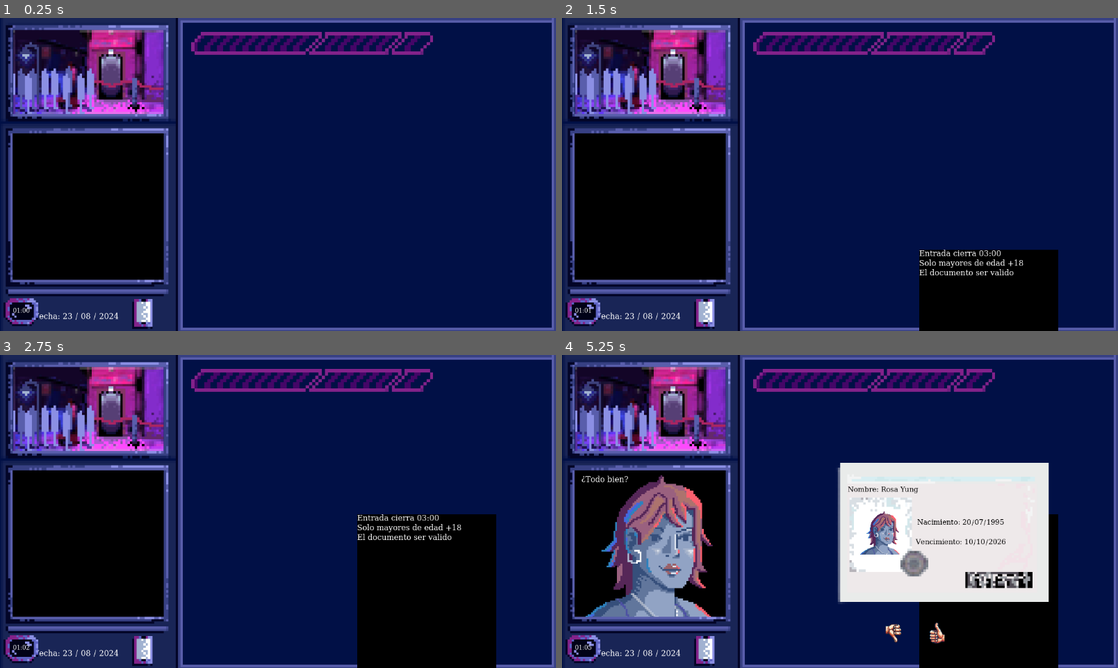
Above: before the commit, frames 1-4 (two rows, left to right).
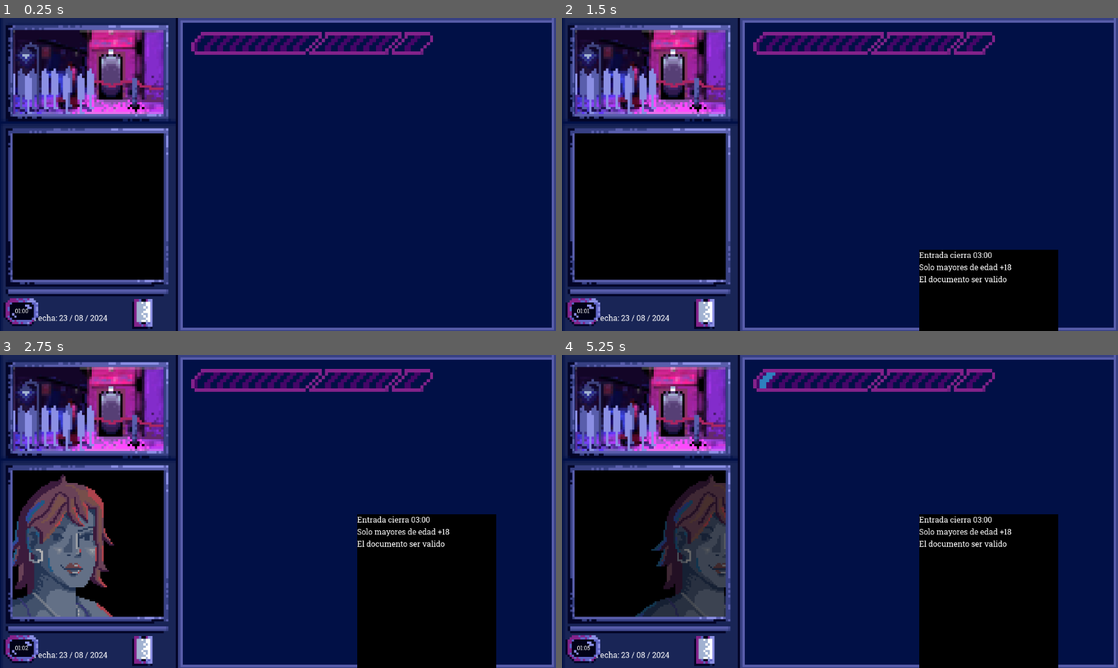
Above: after the commit, the same moments.

Repository: joacoague15/dni-en-mano
Game: Godot game, scene res://main_scene.tscn
The game is run twice, just before and just after one commit, with the same random seed, the same clock (stepped at 60 frames per second) and the same inputs.
Inputs (mouse positions are in pixels of both pictures, inside the frame that each line leads up to):
- Up to frame 1 (0.25 s): no input
- Up to frame 2 (1.5 s): click (706, 315) at 0.5 s; click (706, 315) at 1.25 s
- Up to frame 3 (2.75 s): click (144, 652) at 2 s
- Up to frame 4 (5.25 s): move the mouse to (962, 495) at 2.77 s; move the mouse to (728, 527) at 3.52 s; click (934, 633) at 4.27 s; move the mouse to (895, 442) at 5.02 s

The runs differ from the first frame. In frame 1, 0.2% of the frame differs, in the area x 2-22%, y 92-97%; in frame 2, 1.1%; in frame 3, 7.4%; in frame 4, 26%, in the area x 2-88%, y 5-97%.

Commit message:
Added font

Diff:
--- a/character_random_selector.gd
+++ b/character_random_selector.gd
@@ -94,7 +94,7 @@
 	return persons[selected_index]
 
 func next_person():
-	await get_tree().create_timer(2.5).timeout
+	await get_tree().create_timer(1.5).timeout
 	selected_person = new_selected_person()
 	character_animation_player.play("character_appear")
 	character_sprite.position = Vector2(-500, 0)
--- a/dni_font_variation.tres
+++ /dev/null
@@ -1,6 +0,0 @@
-[gd_resource type="FontVariation" load_steps=2 format=3 uid="uid://b0voilu7dbrpw"]
-
-[ext_resource type="FontFile" uid="uid://cp1fleqp2g5cd" path="res://dni_font.ttf" id="1_o1kxj"]
-
-[resource]
-base_font = ExtResource("1_o1kxj")
--- a/main_scene.tscn
+++ b/main_scene.tscn
@@ -1,10 +1,10 @@
-[gd_scene load_steps=39 format=3 uid="uid://b5aa8bbwpr8mm"]
+[gd_scene load_steps=40 format=3 uid="uid://b5aa8bbwpr8mm"]
 
 [ext_resource type="Script" path="res://character_random_selector.gd" id="1_3f8pj"]
 [ext_resource type="Texture2D" uid="uid://b8k4gkfbetp5" path="res://entire_background.png" id="2_edmgr"]
 [ext_resource type="Script" path="res://dni_information.gd" id="2_m835h"]
 [ext_resource type="Texture2D" uid="uid://j231evye2gy8" path="res://dni.png" id="3_51jtu"]
-[ext_resource type="FontVariation" uid="uid://b0voilu7dbrpw" path="res://dni_font_variation.tres" id="3_gm82o"]
+[ext_resource type="FontFile" uid="uid://ccvlwspbby7hc" path="res://roboto.ttf" id="3_a2yxb"]
 [ext_resource type="Script" path="res://dialogueControl.gd" id="3_sps78"]
 [ext_resource type="Script" path="res://CountdownNode.gd" id="4_08bw2"]
 [ext_resource type="Texture2D" uid="uid://cg36bkxe7pvht" path="res://characterImages/character1.png" id="4_j40fr"]
@@ -201,6 +201,12 @@
 "character_no_enter": SubResource("Animation_fba82")
 }
 
+[sub_resource type="FontVariation" id="FontVariation_xvukn"]
+base_font = ExtResource("3_a2yxb")
+opentype_features = {
+1667329140: 0
+}
+
 [sub_resource type="StyleBoxFlat" id="StyleBoxFlat_nu1mr"]
 bg_color = Color(0, 0, 0, 1)
 
@@ -483,14 +489,14 @@
 offset_top = -297.0
 offset_right = 251.0
 offset_bottom = -274.0
-theme_override_fonts/font = ExtResource("3_gm82o")
+theme_override_fonts/font = SubResource("FontVariation_xvukn")
 
 [node name="CurrentDateLabel" type="Label" parent="."]
 offset_left = -500.0
 offset_top = 280.0
 offset_right = -344.0
 offset_bottom = 303.0
-theme_override_fonts/font = ExtResource("3_gm82o")
+theme_override_fonts/font = SubResource("FontVariation_xvukn")
 text = "Fecha: 23 / 08 / 2024"
 
 [node name="RulesLabel" type="Label" parent="."]
@@ -498,7 +504,7 @@
 offset_top = 450.0
 offset_right = 458.0
 offset_bottom = 895.0
-theme_override_fonts/font = ExtResource("3_gm82o")
+theme_override_fonts/font = ExtResource("3_a2yxb")
 theme_override_styles/normal = SubResource("StyleBoxFlat_nu1mr")
 
 [node name="RulesAnimationPlayer" type="AnimationPlayer" parent="RulesLabel"]
@@ -520,7 +526,7 @@
 offset_top = -148.333
 offset_right = 320.0
 offset_bottom = -107.333
-theme_override_fonts/font = ExtResource("3_gm82o")
+theme_override_fonts/font = SubResource("FontVariation_xvukn")
 theme_override_font_sizes/font_size = 24
 
 [node name="BornDateLabel" type="Label" parent="DNIInformation"]
@@ -530,7 +536,7 @@
 offset_top = -35.0
 offset_right = 570.0
 offset_bottom = 2.0
-theme_override_fonts/font = ExtResource("3_gm82o")
+theme_override_fonts/font = ExtResource("3_a2yxb")
 theme_override_font_sizes/font_size = 24
 
 [node name="DueDateLabel" type="Label" parent="DNIInformation"]
@@ -540,7 +546,7 @@
 offset_top = 33.0
 offset_right = 540.0
 offset_bottom = 68.0
-theme_override_fonts/font = ExtResource("3_gm82o")
+theme_override_fonts/font = SubResource("FontVariation_xvukn")
 theme_override_font_sizes/font_size = 24
 
 [node name="DNIAnimationPlayer" type="AnimationPlayer" parent="DNIInformation"]
@@ -558,7 +564,7 @@
 offset_top = 247.0
 offset_right = -239.0
 offset_bottom = 319.0
-theme_override_fonts/font = ExtResource("3_gm82o")
+theme_override_fonts/font = ExtResource("3_a2yxb")
 theme_override_styles/focus = SubResource("StyleBoxFlat_bg64p")
 flat = true
 
@@ -580,7 +586,7 @@
 offset_top = 95.128
 offset_right = -113.896
 offset_bottom = 101.264
-theme_override_fonts/font = ExtResource("3_gm82o")
+theme_override_fonts/font = SubResource("FontVariation_xvukn")
 theme_override_font_sizes/font_size = 16
 
 [node name="CountdownNode" type="Node" parent="."]
@@ -603,7 +609,7 @@
 offset_top = 0.263977
 offset_right = -0.272003
 offset_bottom = -0.320007
-theme_override_fonts/font = ExtResource("3_gm82o")
+theme_override_fonts/font = ExtResource("3_a2yxb")
 theme_override_font_sizes/font_size = 12
 text = "01:00"
 horizontal_alignment = 1
@@ -619,7 +625,7 @@
 offset_top = 195.0
 offset_right = 242.0
 offset_bottom = 297.0
-theme_override_fonts/font = ExtResource("3_gm82o")
+theme_override_fonts/font = SubResource("FontVariation_xvukn")
 theme_override_font_sizes/font_size = 28
 theme_override_styles/focus = SubResource("StyleBoxFlat_gh0d6")
 icon = ExtResource("8_cmg3h")
@@ -630,7 +636,7 @@
 offset_top = 195.0
 offset_right = 162.0
 offset_bottom = 297.0
-theme_override_fonts/font = ExtResource("3_gm82o")
+theme_override_fonts/font = ExtResource("3_a2yxb")
 theme_override_font_sizes/font_size = 24
 theme_override_styles/focus = SubResource("StyleBoxFlat_fbkte")
 icon = ExtResource("9_5kib1")
--- a/project.godot
+++ b/project.godot
@@ -20,10 +20,6 @@
 window/size/mode=3
 window/stretch/mode="viewport"
 
-[gui]
-
-theme/custom_font="res://dni_font_variation.tres"
-
 [rendering]
 
 renderer/rendering_method="gl_compatibility"
Binary file removed: dni_font.ttf
Binary file added: roboto.ttf
Not shown, changed: roboto.ttf.import
